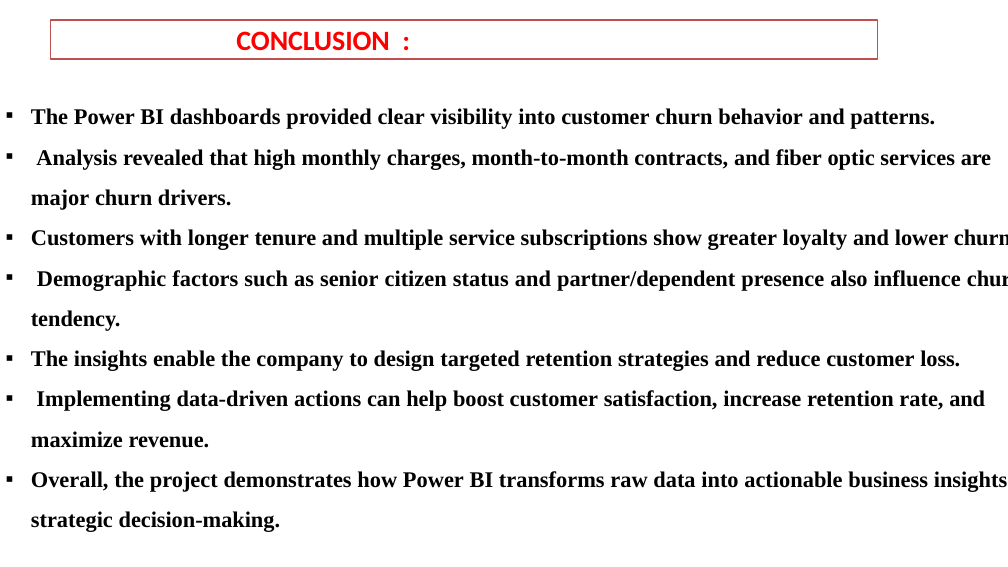
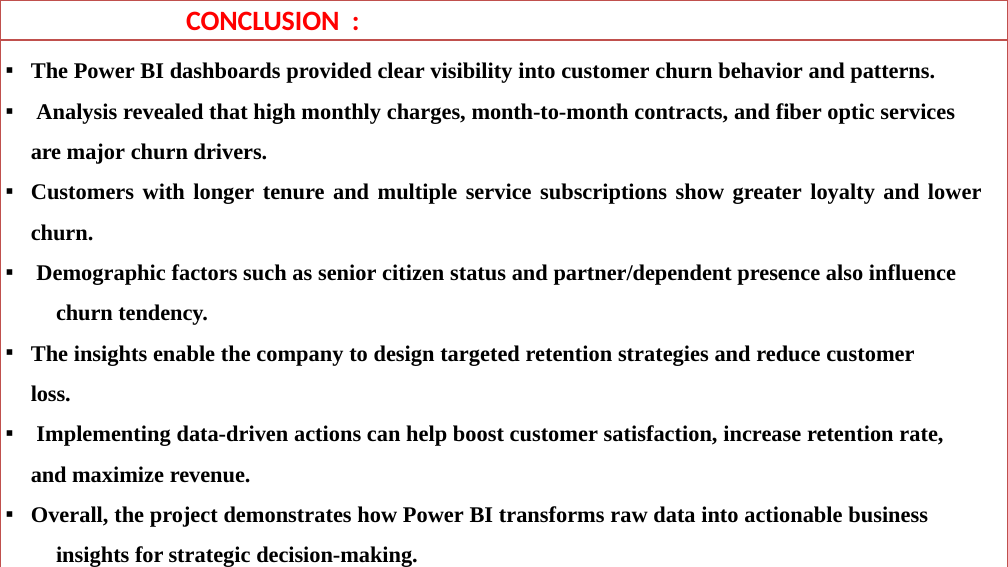
Before and after one commit to yuvaraju0200/telecom-customer-churn-analysis, a slide deck: slide 15 of Red and Green Modern Customer Support Presentation (1).pptx (slide 16 before the commit). Drawn at 1008x567 pixels with LibreOffice and Linux fonts; fonts in the diff are those of the drawing. Boxes give left, top, right and bottom in pixels: in the first picture for what was removed or moved away, otherwise in the second. Text is boxed around its words. In the diff, an @@ line names an element or a change of style, - is before the commit and + after.

```diff
--- a/Red and Green Modern Customer Support Presentation (1).pptx
+++ b/Red and Green Modern Customer Support Presentation (1).pptx
@@ rectangle "CONCLUSION :": place and size @@
-rectangle "CONCLUSION :" at bbox=[50, 20, 878, 59]
+rectangle "CONCLUSION :" at bbox=[0, 1, 1008, 39]
@@ rectangle "The Power BI dashboards provided ...": place and size @@
-rectangle "The Power BI dashboards provided ..." at bbox=[31, 108, 1008, 532]
+rectangle "The Power BI dashboards provided ..." at bbox=[0, 40, 1008, 567]
@@ rectangle "The Power BI dashboards provided ..." at bbox=[0, 40, 1008, 567]: fill none to #FFFFFF; outline none to #C0504D 2 pt @@
@@ text in rectangle at bbox=[36, 264, 956, 325]: text changed @@
-▪ Demographic factors such as senior citizen status and partner/dependent presence also influence churn tendency.
+▪ Demographic factors such as senior citizen status and partner/dependent presence also influence
+churn tendency.
@@ text in rectangle at bbox=[31, 506, 928, 567]: text changed @@
-▪ Overall, the project demonstrates how Power BI transforms raw data into actionable business insights for strategic decision-making.
+▪ Overall, the project demonstrates how Power BI transforms raw data into actionable business
+insights for strategic decision-making.
```
Also in this commit, not shown: 8 other slides changed, 4 slides added, 5 slides removed.
